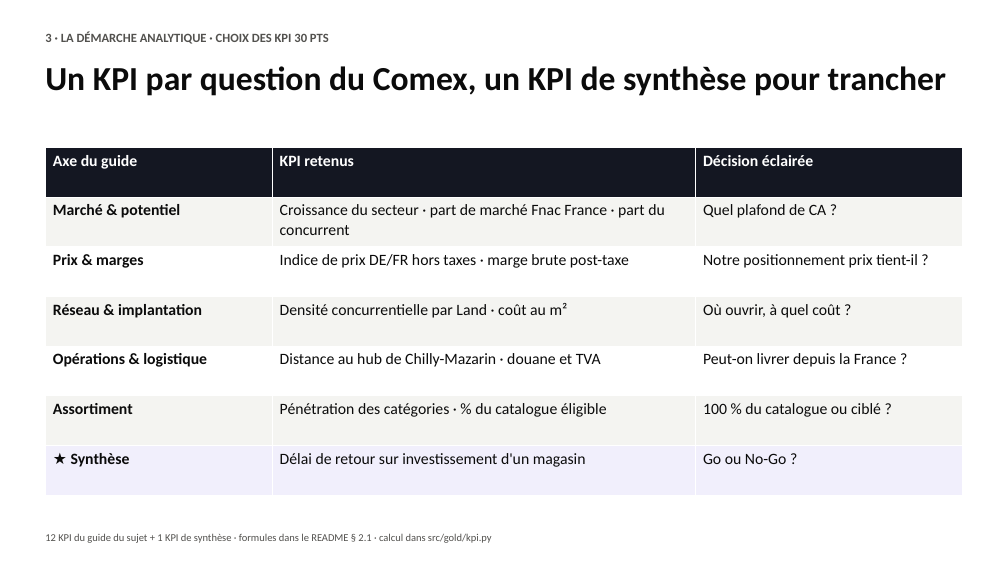
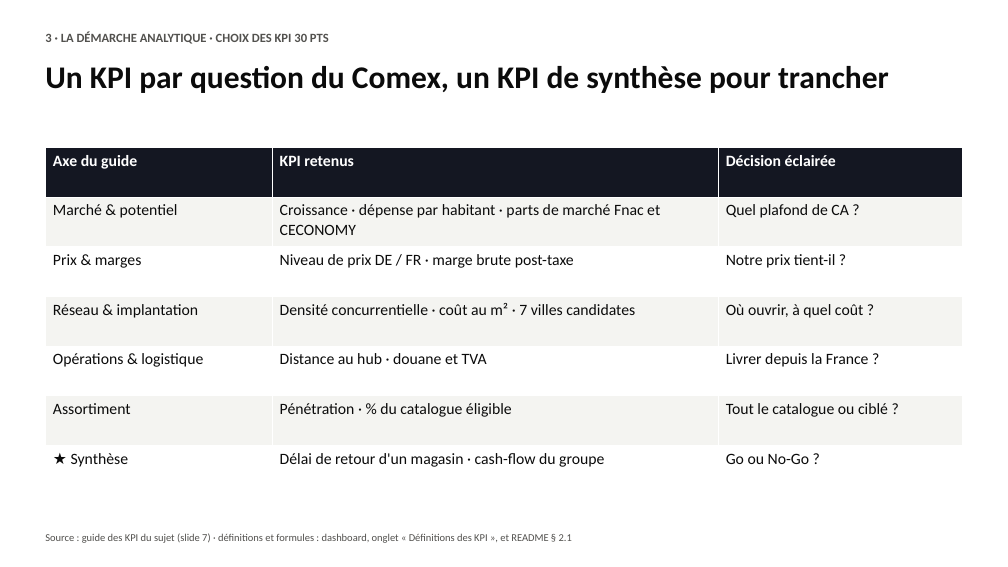
Before and after one commit to romane13long-source/fnac-expansion-allemagne, a slide deck: slide 4 of docs/Comex_Fnac_Allemagne.pptx. Drawn at 1008x567 pixels with LibreOffice and Linux fonts; fonts in the diff are those of the drawing. Boxes give left, top, right and bottom in pixels: in the first picture for what was removed or moved away, otherwise in the second. Text is boxed around its words. In the diff, an @@ line names an element or a change of style, - is before the commit and + after.

Commit message:
Slides refaites (11, fond blanc) sur le dashboard v2 : dépense par habitant, prix France vs Allemagne, 7 villes candidates, rentabilité étape par étape, capacité financière, Go sous conditions en conclusion, IA et limites ; README à jour

```diff
--- a/docs/Comex_Fnac_Allemagne.pptx
+++ b/docs/Comex_Fnac_Allemagne.pptx
@@ text "Un KPI par question du ..." at [45, 66, 889, 93]: size 32 to 30 pt @@
@@ table at [45, 147, 963, 495] @@
-row 2, column 2: Croissance du secteur · part de marché Fnac France · part du concurrent
+row 2, column 2: Croissance · dépense par habitant · parts de marché Fnac et CECONOMY
-row 3, column 2: Indice de prix DE/FR hors taxes · marge brute post-taxe
+row 3, column 2: Niveau de prix DE / FR · marge brute post-taxe
-row 3, column 3: Notre positionnement prix tient-il ?
+row 3, column 3: Notre prix tient-il ?
-row 4, column 2: Densité concurrentielle par Land · coût au m²
+row 4, column 2: Densité concurrentielle · coût au m² · 7 villes candidates
-row 5, column 2: Distance au hub de Chilly-Mazarin · douane et TVA
+row 5, column 2: Distance au hub · douane et TVA
-row 5, column 3: Peut-on livrer depuis la France ?
+row 5, column 3: Livrer depuis la France ?
-row 6, column 2: Pénétration des catégories · % du catalogue éligible
+row 6, column 2: Pénétration · % du catalogue éligible
-row 6, column 3: 100 % du catalogue ou ciblé ?
+row 6, column 3: Tout le catalogue ou ciblé ?
-row 7, column 2: Délai de retour sur investissement d'un magasin
+row 7, column 2: Délai de retour d'un magasin · cash-flow du groupe
@@ fill #F1EFFC to #FFFFFF in row 7 @@
@@ bold off in "Marché & potentiel", "Prix & marges", "Réseau & implantation", "Opérations & logistique" and 2 more places @@
@@ text at [45, 533, 572, 543]: text changed @@
-12 KPI du guide du sujet + 1 KPI de synthèse · formules dans le README § 2.1 · calcul dans src/gold/kpi.py
+Source : guide des KPI du sujet (slide 7) · définitions et formules : dashboard, onglet « Définitions des KPI », et README § 2.1
```
Also in this commit, not shown: 8 other slides changed, 2 slides added, 3 other files.
